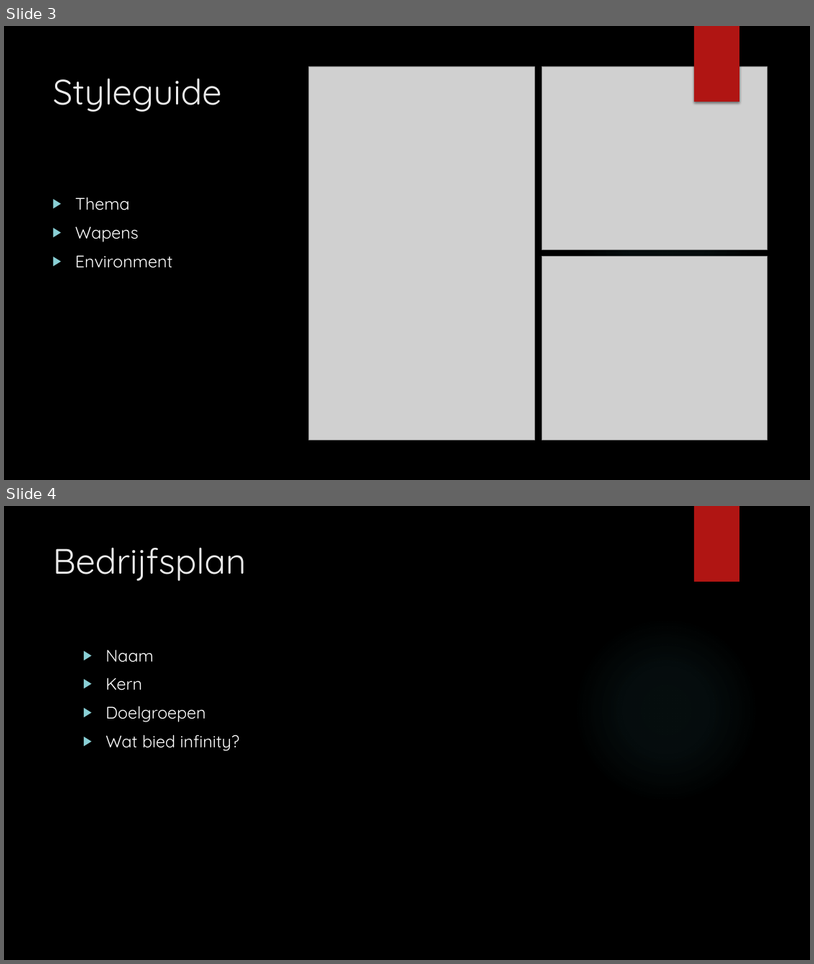
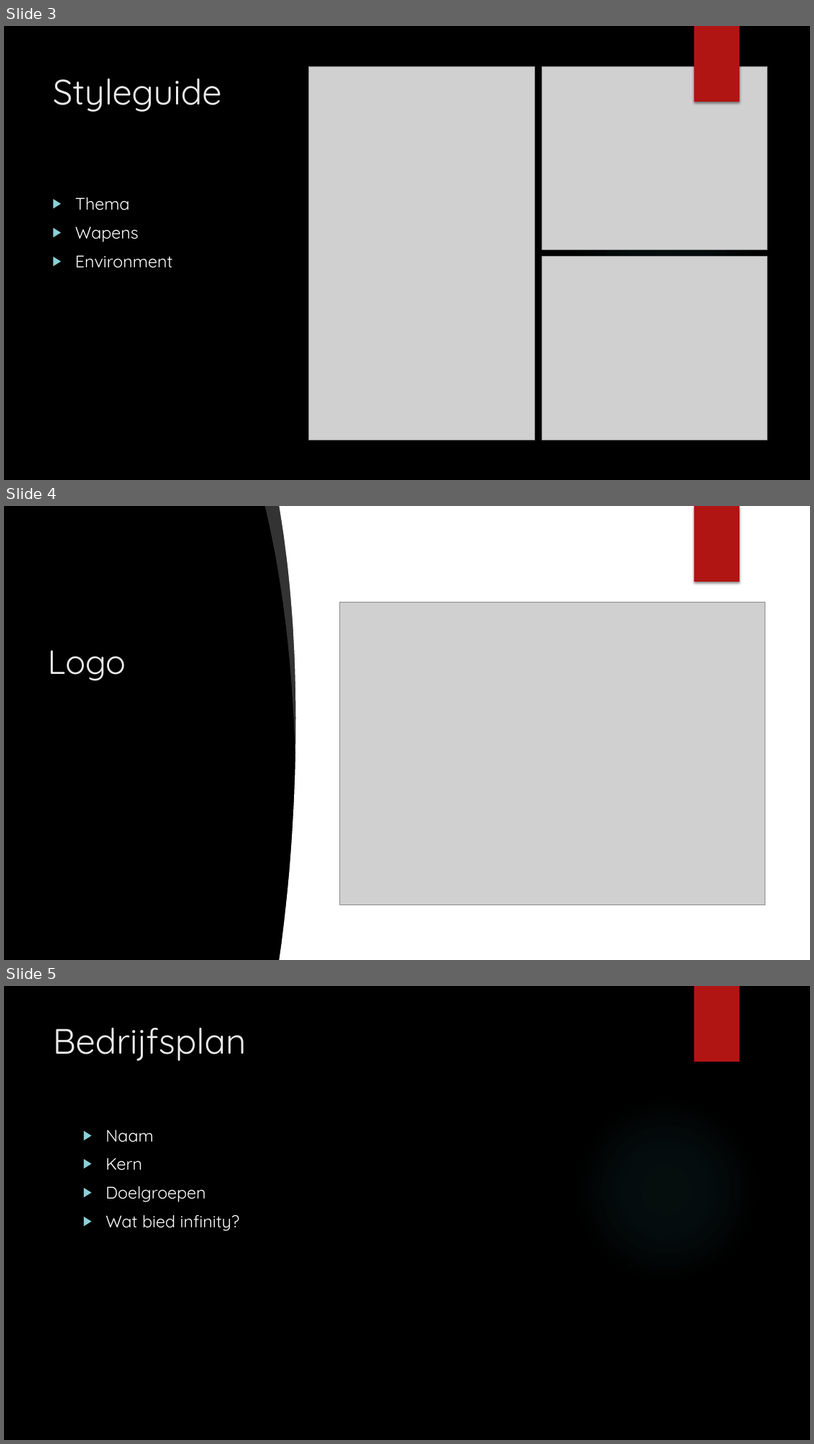
Before and after one commit to ThomasVlekkeDeltion/School-project-periode-2, a slide deck: Source/INFINITY-Presentatie.pptx. Shown one above the other, each under a label of ours: slides 3 and 4 before the commit, slides 3, 4 and 5 after it. The pictures are 814x964 and 814x1444 pixels, drawn with LibreOffice and Linux fonts; fonts in the diff are those of the drawing; grey boxes stand for pictures; background and template pictures are left out. Boxes give left, top, right and bottom in pixels: in the first picture for what was removed or moved away, otherwise in the second. Text is boxed around its words. In the diff, an @@ line names an element or a change of style, - is before the commit and + after.

```diff
--- a/Source/INFINITY-Presentatie.pptx
+++ b/Source/INFINITY-Presentatie.pptx
@@ slide 4 added at (4, 506, 810, 960), background picture (left out) @@
@@ freeform shape added at (265, 506, 302, 752), fill #FFFFFF at 20% opacity @@
@@ freeform shape added at (280, 506, 368, 960), fill #FFFFFF @@
@@ rectangle added at (311, 506, 810, 960), fill #FFFFFF @@
@@ rectangle added at (694, 506, 740, 582), fill #B01513 @@
@@ picture added at (340, 602, 766, 904) @@
@@ title added at (48, 650, 126, 681), 40 pt, text #EBEBEB @@
+Logo
@@ what was slide 4 is now slide 5 @@
```
Also in this commit, not shown: 1 slide changed.
